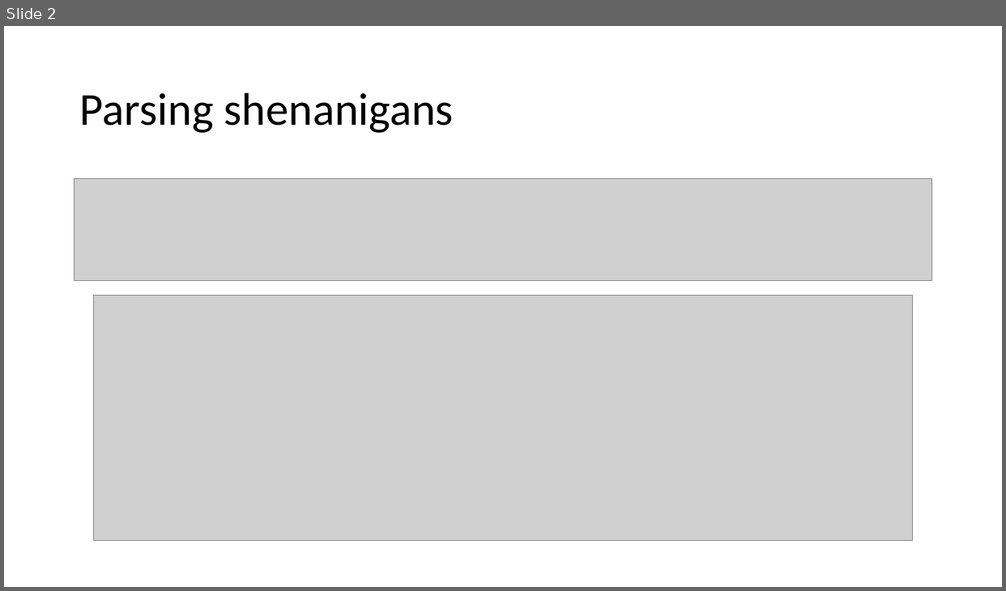
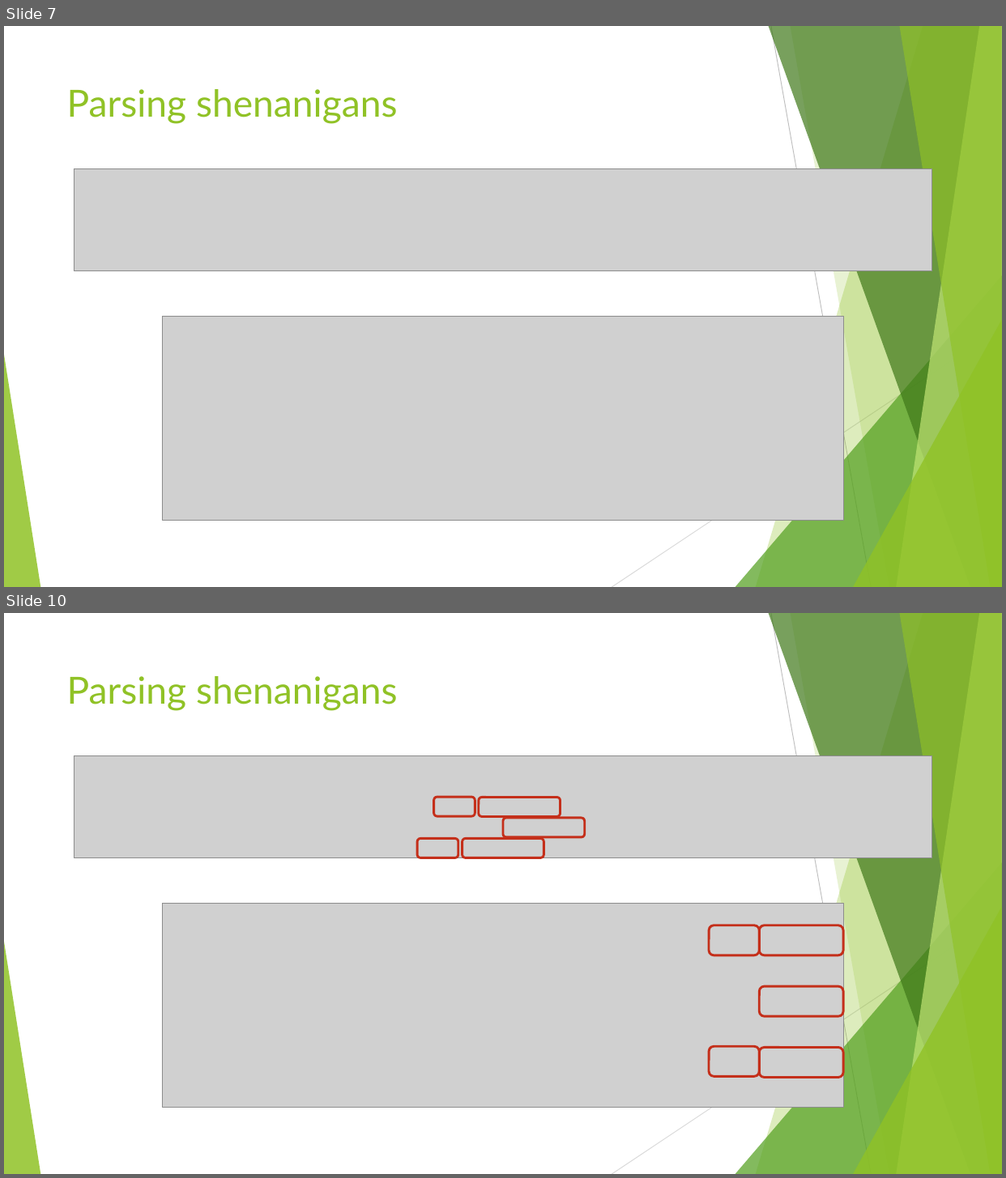
Before and after one commit to Exopi-Talent-Academy/Cereal_API_Rebekka, a slide deck: Cereal API Presentation.pptx. Shown one above the other, each under a label of ours: slide 2 before the commit, slides 7 and 10 after it; the slides between them are not shown. The pictures are 1006x591 and 1006x1178 pixels, drawn with LibreOffice and Linux fonts; fonts in the diff are those of the drawing; grey boxes stand for pictures. Boxes give left, top, right and bottom in pixels: in the first picture for what was removed or moved away, otherwise in the second. Text is boxed around its words. In the diff, an @@ line names an element or a change of style, - is before the commit and + after.

```diff
--- a/Cereal API Presentation.pptx
+++ b/Cereal API Presentation.pptx
@@ slide 10 added at [4,613,1002,1174], background #FFFFFF; not listed: 10 template elements that a slide beside it also shows @@
@@ title added at [67,676,398,711], 36 pt, text #90C226 @@
+Parsing shenanigans
@@ picture added at [74,756,932,858] @@
@@ rounded rectangle added at [434,797,475,816], outline #C42F1A 2.25 pt @@
@@ rounded rectangle added at [479,797,560,816], outline #C42F1A 2.25 pt @@
@@ rounded rectangle added at [503,818,585,837], outline #C42F1A 2.25 pt @@
@@ rounded rectangle added at [417,838,458,858], outline #C42F1A 2.25 pt @@
@@ rounded rectangle added at [462,838,543,858], outline #C42F1A 2.25 pt @@
@@ picture added at [163,904,843,1108] @@
@@ rounded rectangle added at [710,926,760,956], outline #C42F1A 2.25 pt @@
@@ rounded rectangle added at [760,926,843,956], outline #C42F1A 2.25 pt @@
@@ rounded rectangle added at [760,986,843,1016], outline #C42F1A 2.25 pt @@
@@ rounded rectangle added at [710,1046,760,1076], outline #C42F1A 2.25 pt @@
@@ rounded rectangle added at [760,1048,843,1078], outline #C42F1A 2.25 pt @@
@@ what was slide 2 is now slide 7 @@
@@ slide 7 changed as well @@
@@ title "Parsing shenanigans": place and size @@
-title "Parsing shenanigans" at [80,92,454,133]
+title "Parsing shenanigans" at [67,89,398,124]
@@ title "Parsing shenanigans" at [67,89,398,124]: size 44 to 36 pt, font Calibri to Lato, text colour #000000 to #90C226; line spacing 0.9 to 1; vertical alignment middle to top @@
@@ picture: place and size @@
-picture at [74,179,932,280]
+picture at [74,169,932,271]
@@ picture: place and size @@
-picture at [94,296,913,541]
+picture at [163,317,843,521]
@@ group added at [4,26,1002,587]: 5 freeform shapes, 3 triangles, 2 lines @@
```
Also in this commit, not shown: 1 other slide changed, 12 other slides added.
